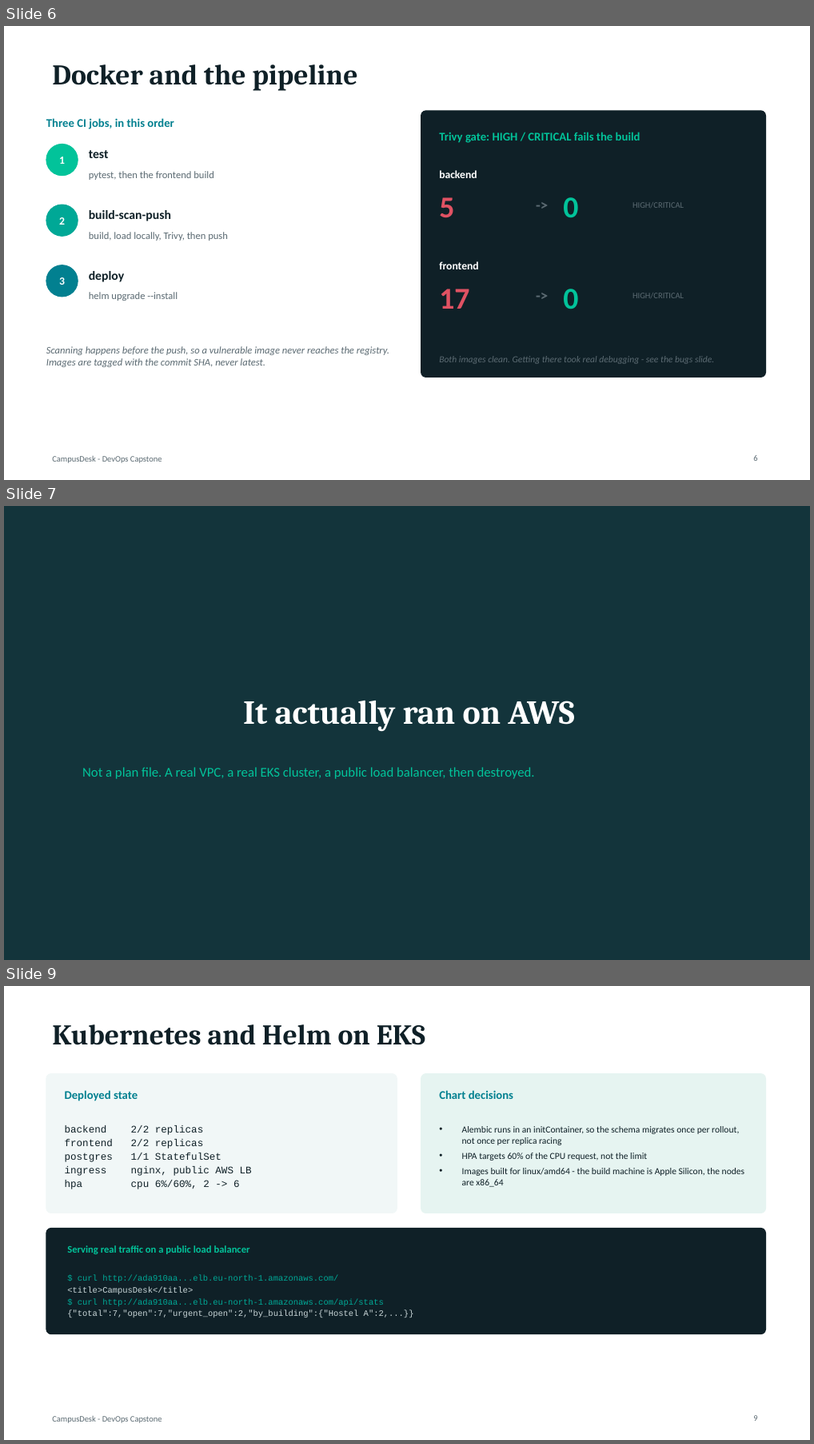
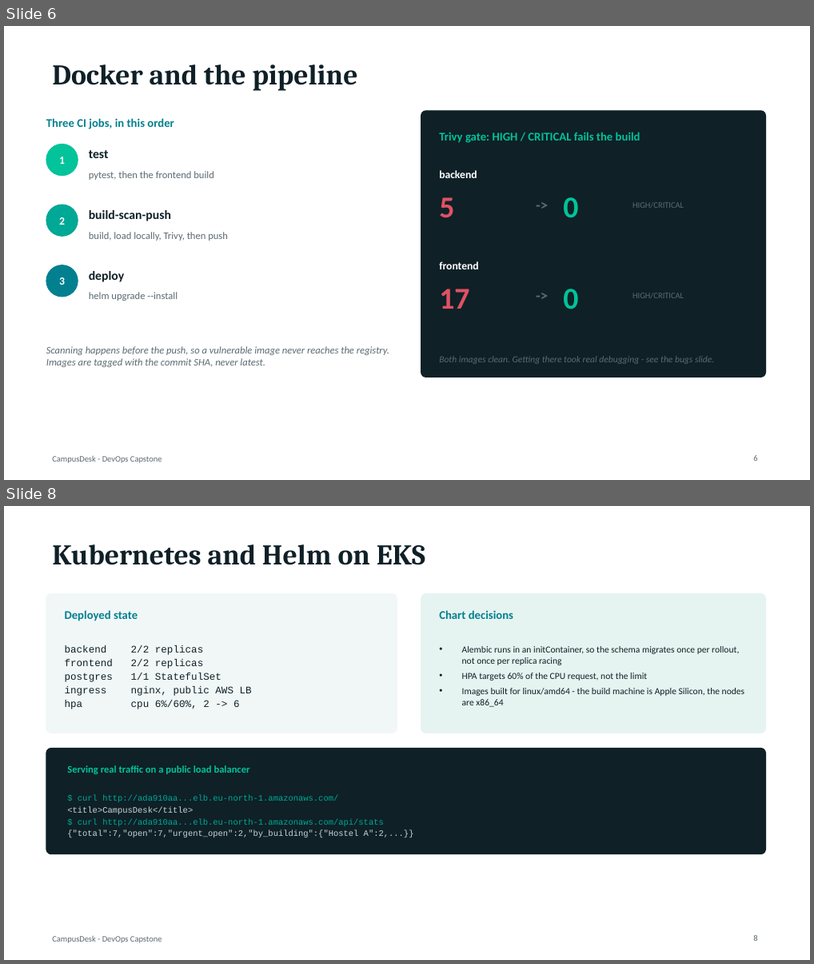
Before and after one commit to lakshay776/DevOpsAssignment, a slide deck: session21-devops-capstone-final/CampusDesk-Capstone.pptx. Shown one above the other, each under a label of ours: slides 6, 7 and 9 before the commit, slides 6 and 8 after it; the slides between them are not shown. The pictures are 814x1444 and 814x964 pixels, drawn with LibreOffice and Linux fonts; fonts in the diff are those of the drawing. Boxes give left, top, right and bottom in pixels: in the first picture for what was removed or moved away, otherwise in the second. Text is boxed around its words. In the diff, an @@ line names an element or a change of style, - is before the commit and + after.

```diff
--- a/session21-devops-capstone-final/CampusDesk-Capstone.pptx
+++ b/session21-devops-capstone-final/CampusDesk-Capstone.pptx
@@ slide 7 removed at (4,506,810,960), background #13343B @@
@@ title removed at (243,700,574,732) @@
-It actually ran on AWS
@@ text removed at (82,767,535,779) @@
-Not a plan file. A real VPC, a real EKS cluster, a public load balancer, then destroyed.
@@ what was slide 9 is now slide 8 @@
```
Also in this commit, not shown: 2 slides changed, 2 slides added, 2 other slides removed.
